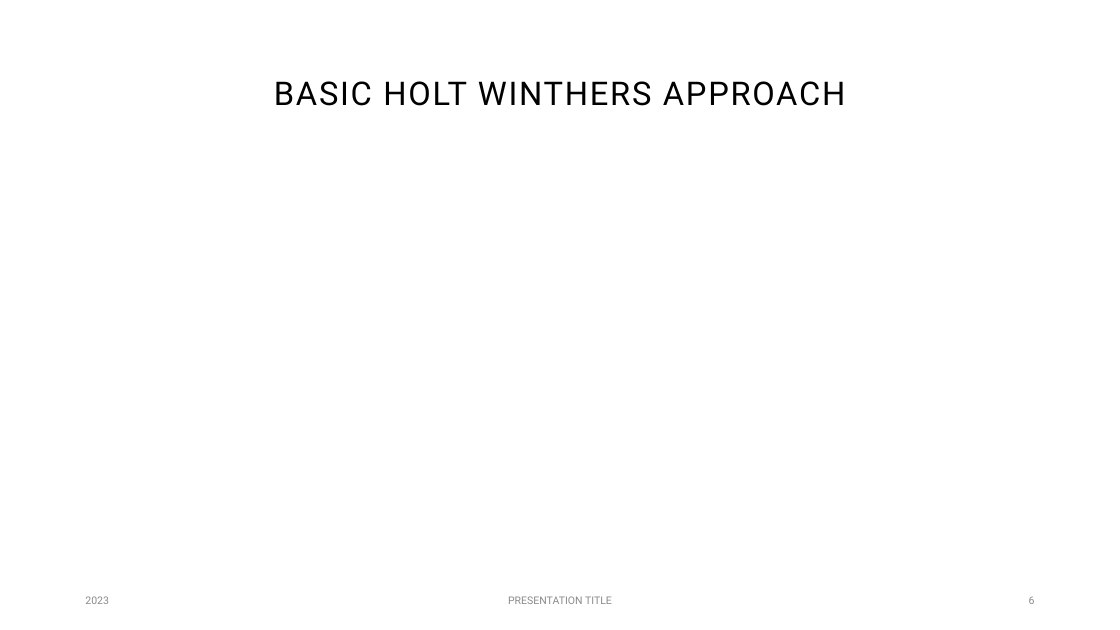
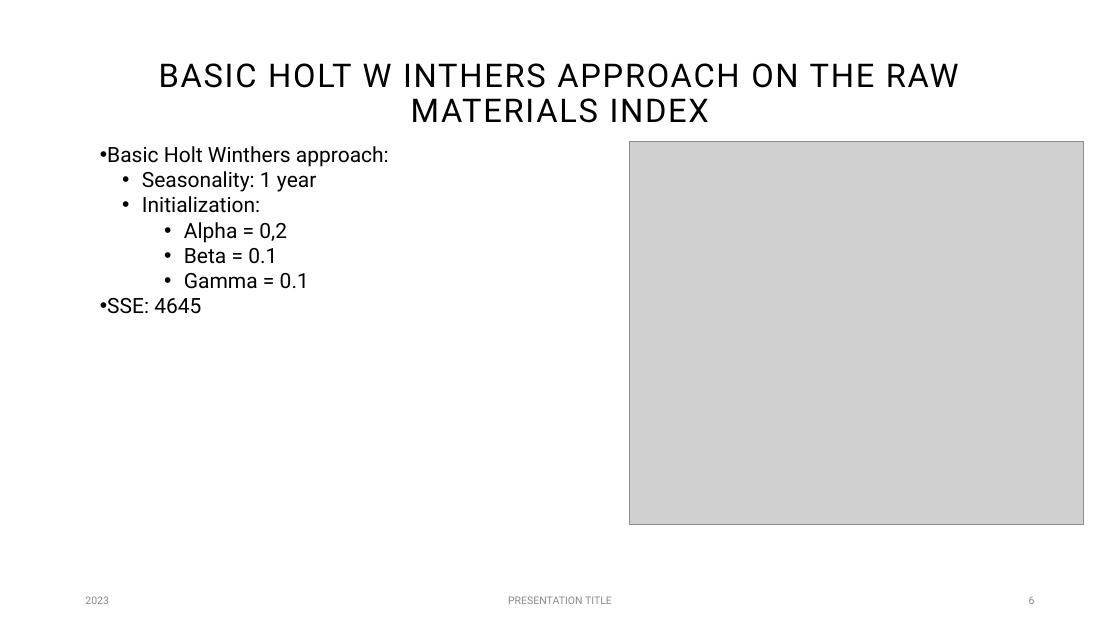
Before and after one commit to radebajic/MGT6203, a slide deck: slide 6 of Proposal Presentation/Proposal presentation.pptx. Drawn at 1120x630 pixels with LibreOffice and Linux fonts; fonts in the diff are those of the drawing; grey boxes stand for pictures. Boxes give left, top, right and bottom in pixels: in the first picture for what was removed or moved away, otherwise in the second. Text is boxed around its words. In the diff, an @@ line names an element or a change of style, - is before the commit and + after.

```diff
--- a/Proposal Presentation/Proposal presentation.pptx
+++ b/Proposal Presentation/Proposal presentation.pptx
@@ title at [159,63,959,123]: text changed @@
-BASIC HOLT WINTHERS APPROACH
+BASIC HOLT W INTHERS APPROACH ON THE RAW MATERIALS INDEX
@@ text added at [107,146,389,314], 18 pt, text #000000 @@
+• Basic Holt Winthers approach:
+  • Seasonality: 1 year
+  • Initialization:
+    • Alpha = 0,2
+    • Beta = 0.1
+    • Gamma = 0.1
+• SSE: 4645
@@ picture added at [629,142,1084,525] @@
```
Also in this commit, not shown: 1 other slide changed.
